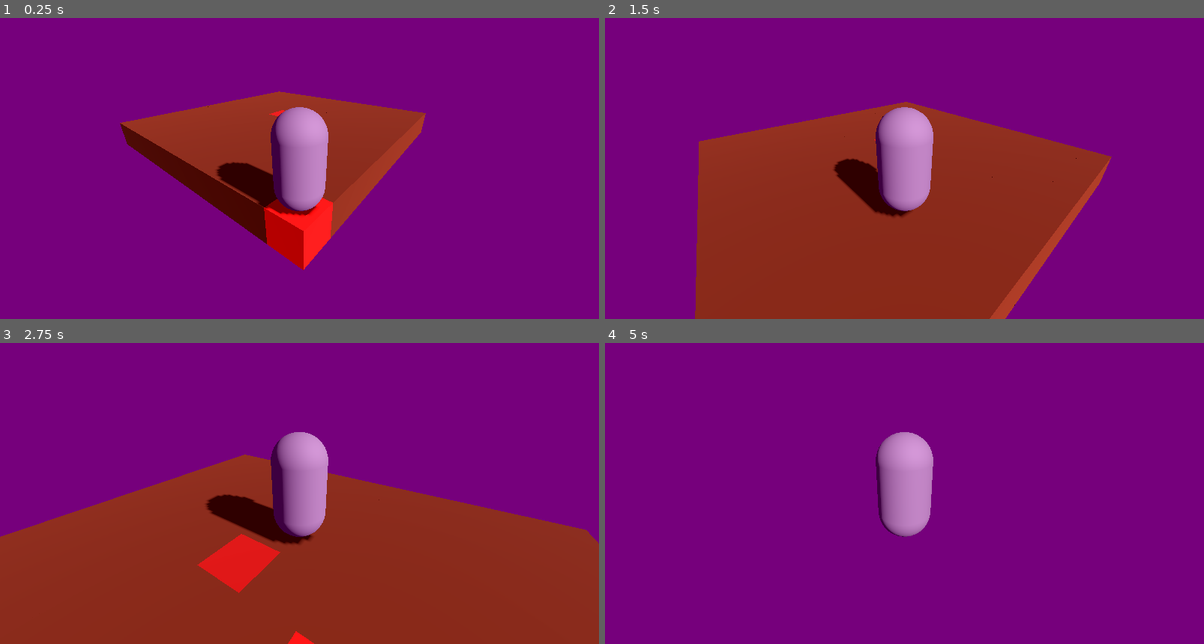
Above: before the commit, frames 1-4 (two rows, left to right).
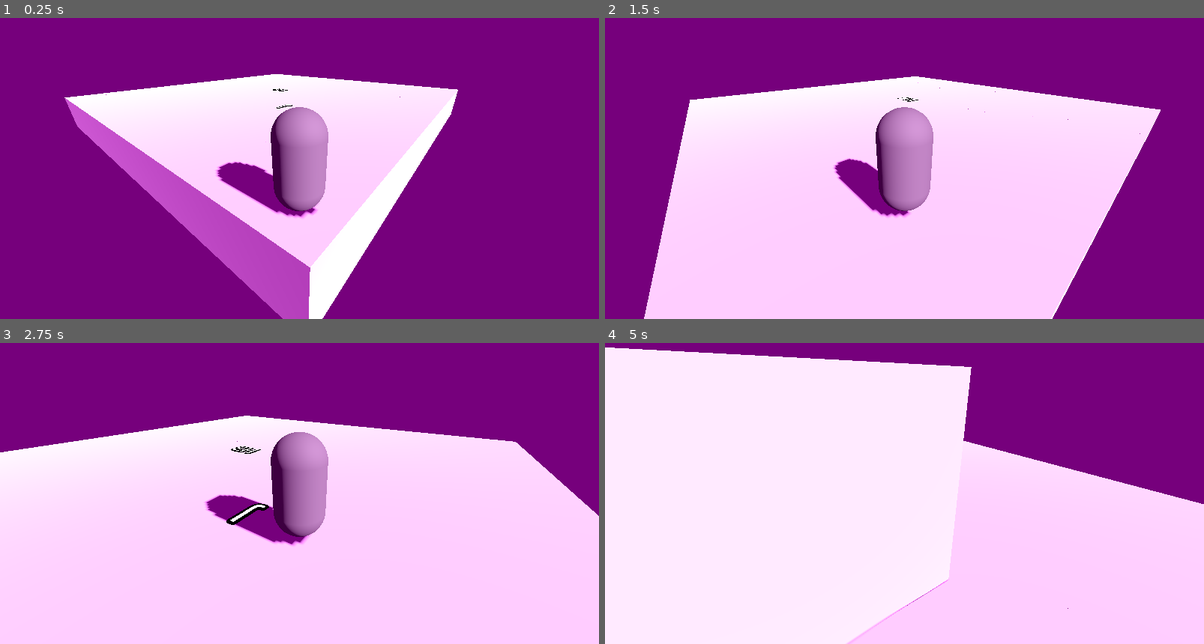
Above: after the commit, the same moments.

Repository: Pancia/UntitledAirshipGame
Game: Godot game, scene res://world.tscn
Two runs of this game, one before a commit and one after it. Both use one fixed random seed, a clock stepped at 60 frames per second and the inputs below.
Inputs (mouse positions are in pixels of both pictures, inside the frame that each line leads up to):
- Up to frame 1 (0.25 s): no input
- Up to frame 2 (1.5 s): tap Enter at 0.5 s; move the mouse to (934, 150) at 0.52 s; hold W (move_forward) from 0.53 s (still down); tap Space (jump) at 0.6, 0.77, 1.07, 1.35 s; move the mouse to (874, 153) at 1.27 s
- Up to frame 3 (2.75 s): keep holding W (move_forward); tap Space (jump) at 1.52, 1.82, 2.1 s; move the mouse to (311, 469) at 2.02 s
- Up to frame 4 (5 s): keep holding W (move_forward); move the mouse to (898, 481) at 2.77 s; tap Space (jump) at 2.85, 3.02, 3.32, 3.6, 3.77, 4.07, 4.35, 4.52, 4.82 s; move the mouse to (946, 478) at 3.52 s; move the mouse to (856, 472) at 4.27 s

The runs differ from the first frame. In frame 1, 28% of the frame differs, in the area x 10-77%, y 18-100%; in frame 2, 53%; in frame 3, 66%; in frame 4, 80%, in the area x 0-100%, y 1-100%.

Commit message:
added a functional jump and buggy heart cube, technically works but it spawns a scaled up version ad infinitum...

Diff:
--- a/cubes/base_cube.gd
+++ b/cubes/base_cube.gd
@@ -1,11 +1,16 @@
+class_name BaseCube
 extends StaticBody3D
 
 @onready var mesh = $MeshInstance3D
+@onready var label = $Label3D
+
+var kind = "BASE"
+
+func _ready():
+	label.text = ""
 
 func highlight():
-	var material = mesh.get_active_material(0).duplicate()
-	material.albedo_color = Color(1, 0, 0, 1)
-	mesh.set_surface_override_material(0, material)
+	pass
 
 func unhighlight():
-	mesh.set_surface_override_material(0, null)
+	pass
--- a/cubes/base_cube.tscn
+++ b/cubes/base_cube.tscn
@@ -4,17 +4,22 @@
 
 [sub_resource type="BoxShape3D" id="BoxShape3D_h4d3w"]
 
-[sub_resource type="StandardMaterial3D" id="StandardMaterial3D_beg5t"]
-albedo_color = Color(0.431373, 0.168627, 0.0470588, 1)
+[sub_resource type="StandardMaterial3D" id="StandardMaterial3D_w8yye"]
 
-[sub_resource type="BoxMesh" id="BoxMesh_wtidx"]
-material = SubResource("StandardMaterial3D_beg5t")
+[sub_resource type="BoxMesh" id="BoxMesh_uj78w"]
+material = SubResource("StandardMaterial3D_w8yye")
 
 [node name="BaseCube" type="StaticBody3D"]
+transform = Transform3D(2, 0, 0, 0, 2, 0, 0, 0, 2, 0, 0, 0)
 script = ExtResource("1_hxe2s")
 
 [node name="CollisionShape3D" type="CollisionShape3D" parent="."]
 shape = SubResource("BoxShape3D_h4d3w")
 
 [node name="MeshInstance3D" type="MeshInstance3D" parent="."]
-mesh = SubResource("BoxMesh_wtidx")
+mesh = SubResource("BoxMesh_uj78w")
+
+[node name="Label3D" type="Label3D" parent="."]
+transform = Transform3D(3, 0, 0, 0, -1.31134e-07, 1.5, 0, -3, -6.55671e-08, 2.08165e-12, 0.51, 2.08165e-12)
+alpha_cut = 1
+text = "0"
--- a/cubes/heart_cube.gd
+++ b/cubes/heart_cube.gd
@@ -1,11 +1,28 @@
-extends Node3D
+extends BaseCube
 
-@onready var mesh = $BaseCube/MeshInstance3D
+var heart_cube_res = preload("res://cubes/heart_cube.tscn")
+var start_time = 0
+var time_to_grow = 5
+var grew = false
+
+func _init():
+	kind = "HEART"
 
 func _ready():
-	var material = mesh.get_active_material(0).duplicate()
-	material.albedo_color = Color(0.7, 0, 0, 0.7)
-	mesh.set_surface_override_material(0, material)
+	start_time = Time.get_ticks_msec()
+	label.text = "H%s" % time_to_grow
 
 func _process(delta):
+	var seconds_elapsed = floor((Time.get_ticks_msec() - start_time)/1000)
+	label.text = "H%s" % max(0, (time_to_grow - seconds_elapsed))
+	if not grew and seconds_elapsed >= time_to_grow:
+		var growth = heart_cube_res.instantiate()
+		growth.position = position + Vector3(0, 1, 0)
+		add_child(growth)
+		grew = true
+
+func highlight():
 	pass
+
+func unhighlight():
+	pass
--- /dev/null
+++ b/cubes/jump_cube.gd
@@ -0,0 +1,13 @@
+extends BaseCube
+
+func _init():
+	kind = "JUMP"
+
+func _ready():
+	label.text = "J"
+
+func highlight():
+	pass
+
+func unhighlight():
+	pass
--- /dev/null
+++ b/cubes/jump_cube.tscn
@@ -0,0 +1,9 @@
+[gd_scene load_steps=3 format=3 uid="uid://bse8apnbhyckm"]
+
+[ext_resource type="PackedScene" uid="uid://cjummq7bn6emn" path="res://cubes/base_cube.tscn" id="1_0h848"]
+[ext_resource type="Script" path="res://cubes/jump_cube.gd" id="2_c4jga"]
+
+[node name="JumpCube" type="Node3D"]
+
+[node name="BaseCube" parent="." instance=ExtResource("1_0h848")]
+script = ExtResource("2_c4jga")
--- a/player.gd
+++ b/player.gd
@@ -25,6 +25,9 @@
 		velocity.y -= gravity * delta
 	if Input.is_action_just_pressed("jump") and is_on_floor():
 		velocity.y = JUMP_VELOCITY
+		print(current_cube.kind)
+		if current_cube.kind == "JUMP":
+			velocity.y = JUMP_VELOCITY * 3
 	var input_dir = Input.get_vector("move_left", "move_right", "move_forward", "move_back")
 	var direction = (transform.basis * Vector3(input_dir.x, 0, input_dir.y)).normalized()
 	if direction:
@@ -37,7 +40,6 @@
 	for index in get_slide_collision_count():
 		var collision = get_slide_collision(index)
 		var body = collision.get_collider()
-		#body.emit_signal()
 		if current_cube:
 			current_cube.call("unhighlight")
 		current_cube = body
--- a/world.gd
+++ b/world.gd
@@ -2,6 +2,7 @@
 
 var base_cube_res = preload("res://cubes/base_cube.tscn")
 var heart_cube_res = preload("res://cubes/heart_cube.tscn")
+var jump_cube_res = preload("res://cubes/jump_cube.tscn")
 
 func _ready():
 	for x in range(0, 10):
@@ -10,9 +11,11 @@
 			if (x == 5 and z == 5):
 				print("instantiate heart cube")
 				newCube = heart_cube_res.instantiate()
+			elif (x == 3 and z == 3):
+				newCube = jump_cube_res.instantiate()
 			else:
 				newCube = base_cube_res.instantiate()
-			newCube.position = Vector3(x, 0, z)
+			newCube.position = Vector3(2 * x, 0, 2 * z)
 			add_child(newCube)
 
 func _process(delta):
Not shown: 1 places in cubes/heart_cube.tscn that only renumber resources
